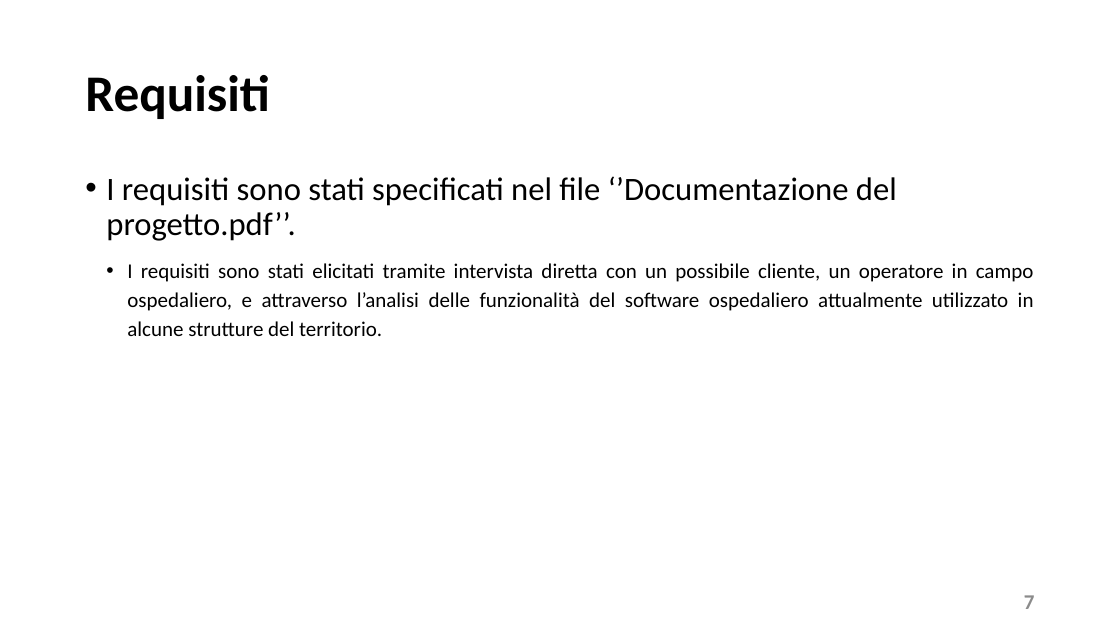
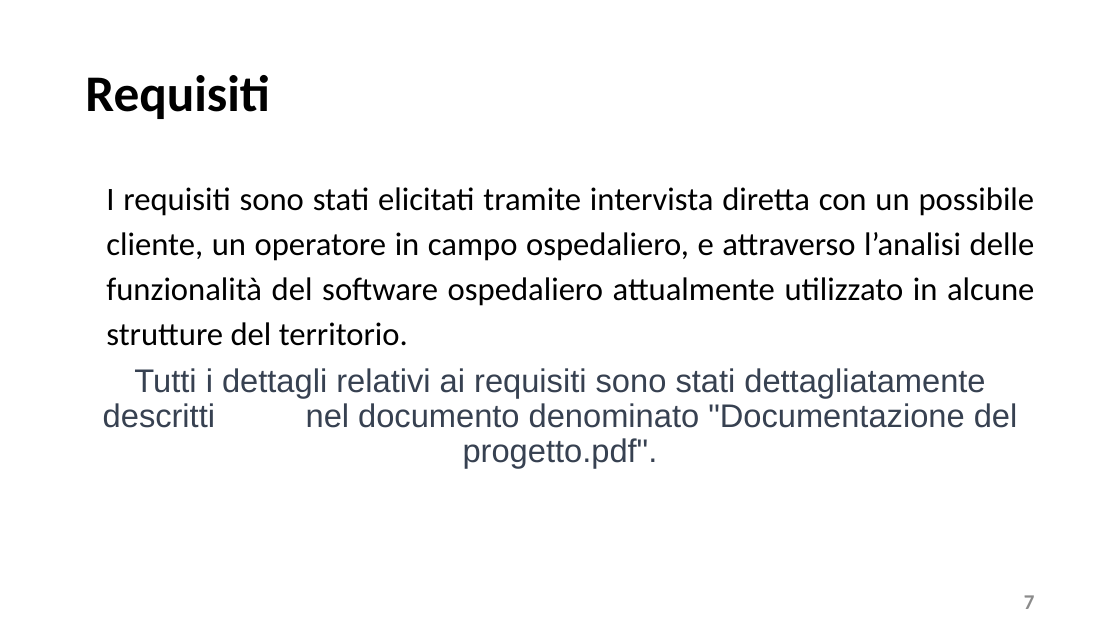
Before and after one commit to FilippoBolis/MED_Progetto_Ing_Software_23_24, a slide deck: slide 7 of MED/doc/Presentazione M.E.D.pptx. Drawn at 1120x630 pixels with LibreOffice and Linux fonts; fonts in the diff are those of the drawing. Boxes give left, top, right and bottom in pixels: in the first picture for what was removed or moved away, otherwise in the second. Text is boxed around its words. In the diff, an @@ line names an element or a change of style, - is before the commit and + after.

```diff
--- a/MED/doc/Presentazione M.E.D.pptx
+++ b/MED/doc/Presentazione M.E.D.pptx
@@ text at (106,176,897,241): paragraph removed @@
-• I requisiti sono stati specificati nel file ‘’Documentazione del progetto.pdf’’.
@@ text at (106,187,1035,346): size 18 to 28 pt in "I requisiti sono stati elicitati tramite intervista ..."; bullet • to none @@
@@ text at (103,368,1018,468): paragraph added @@
+Tutti i dettagli relativi ai requisiti sono stati dettagliatamente descritti nel documento denominato "Documentazione del progetto.pdf".
```
Also in this commit, not shown: 3 other slides changed.
